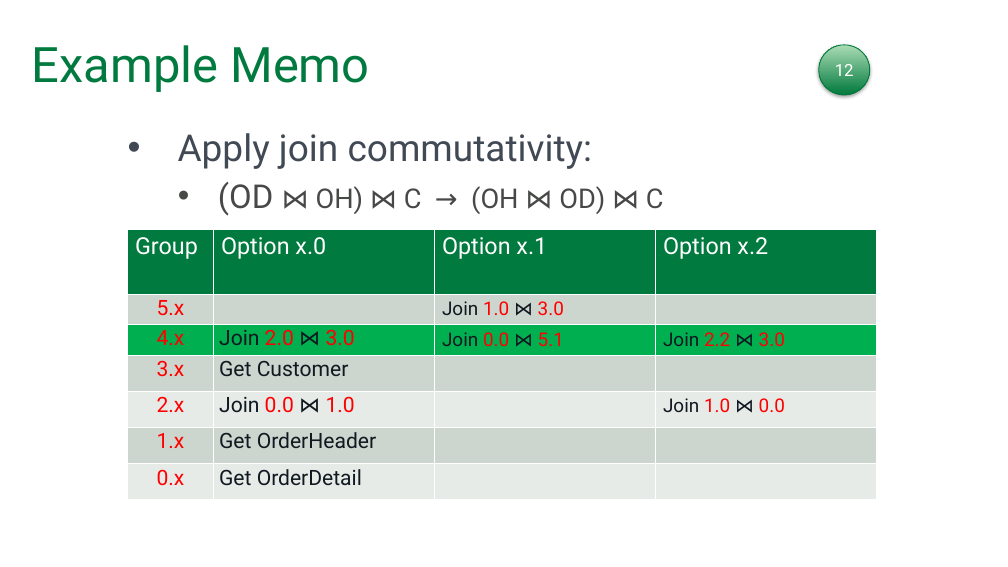
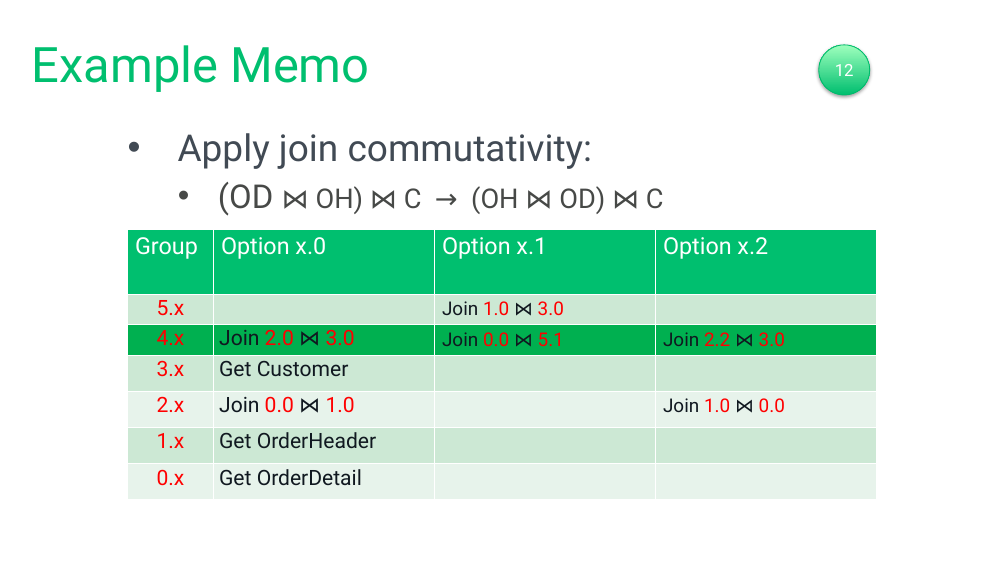
Before and after one commit to tf3604/OptimizerPresentation, a slide deck: slide 54 of Optimizer.pptx (slide 55 before the commit). Drawn at 1008x567 pixels with LibreOffice and Linux fonts; fonts in the diff are those of the drawing; background and template pictures are left out. Boxes give left, top, right and bottom in pixels: in the first picture for what was removed or moved away, otherwise in the second. Text is boxed around its words. In the diff, an @@ line names an element or a change of style, - is before the commit and + after.

```diff
--- a/Optimizer.pptx
+++ b/Optimizer.pptx
@@ title "Example Memo" at box(32, 45, 369, 92): text colour #007A3E to #00BF6F @@
@@ ellipse "12" at box(818, 45, 870, 95): fill gradient #007A3E to #ABDDB6 to gradient #00BF6F to #A0FFBD; outline #00773D 0.75 pt to #00BB6D 0.75 pt @@
@@ table at box(127, 230, 875, 500) @@
@@ fill #007A3E to #00BF6F in row 1 @@
@@ fill #CCD7CE to #CCE8D5 in 12 cells @@
@@ fill #E7ECE8 to #E7F4EB in 8 cells @@
```
Also in this commit, not shown: 61 other slides changed, 1 slide removed.
